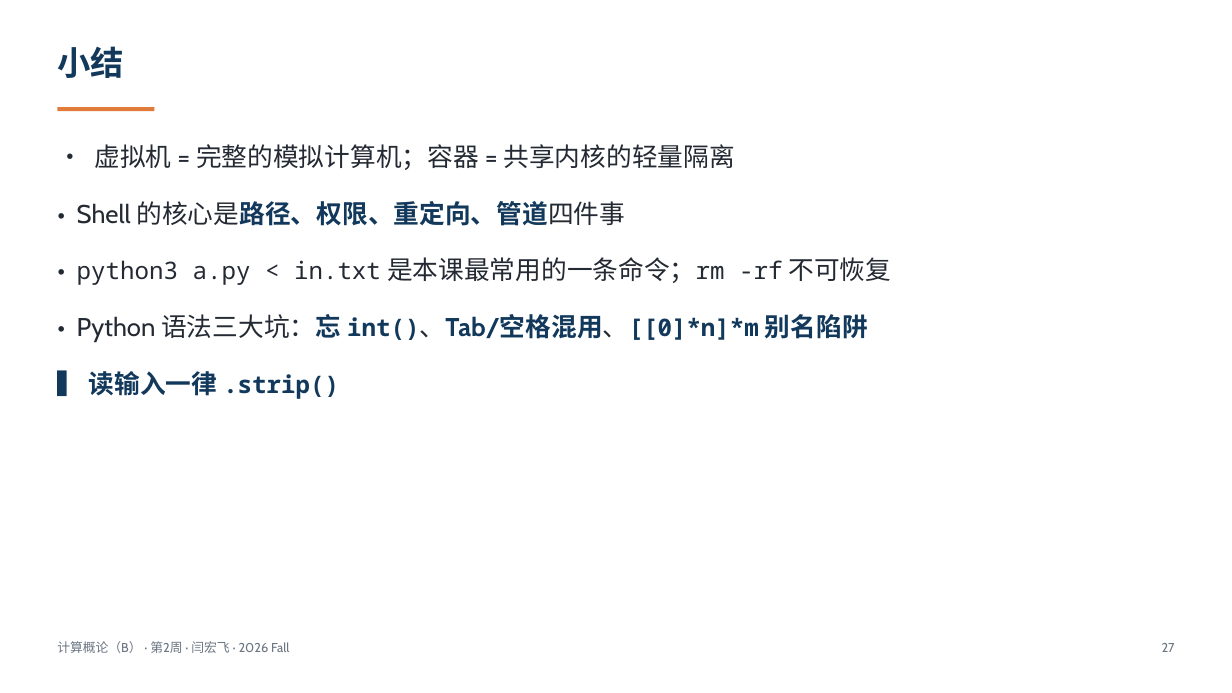
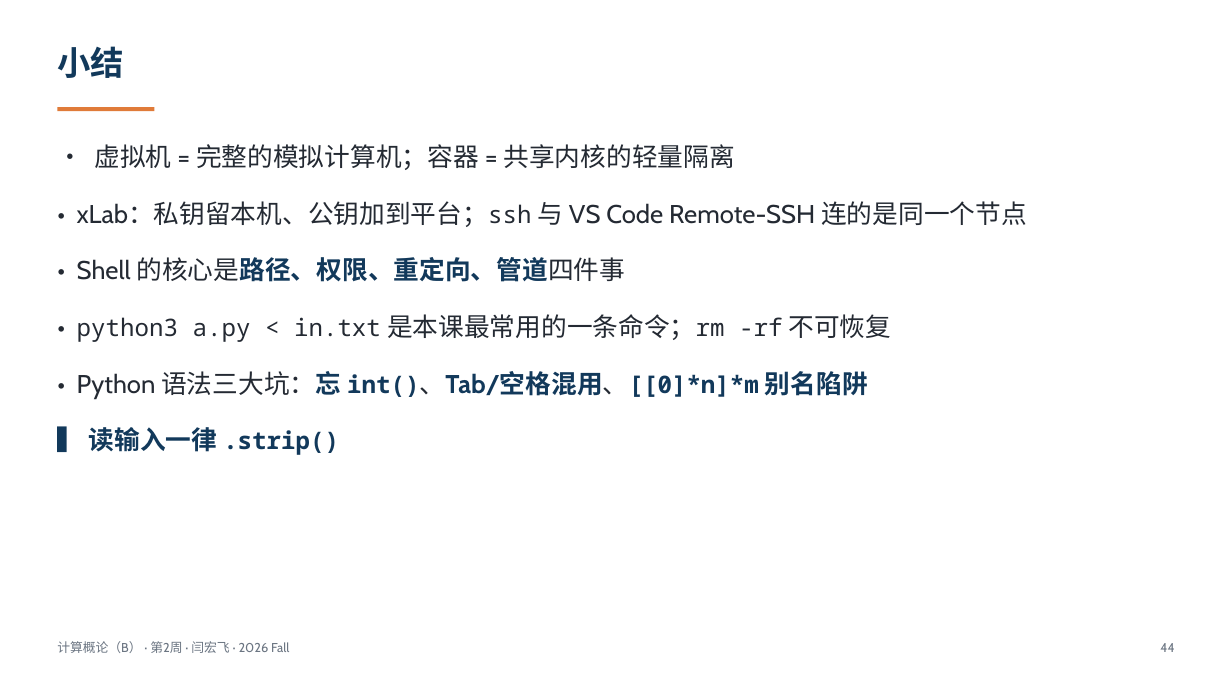
Before and after one commit to GMyhf/2026fall-cs101, a slide deck: slide 44 of courseware/202609_ADS_W02_VM_Shell_DevEnv.pptx (slide 27 before the commit). Drawn at 1232x693 pixels with LibreOffice and Linux fonts; fonts in the diff are those of the drawing. Boxes give left, top, right and bottom in pixels: in the first picture for what was removed or moved away, otherwise in the second. Text is boxed around its words. In the diff, an @@ line names an element or a change of style, - is before the commit and + after.

```diff
--- a/courseware/202609_ADS_W02_VM_Shell_DevEnv.pptx
+++ b/courseware/202609_ADS_W02_VM_Shell_DevEnv.pptx
@@ text at box(77, 201, 1027, 227): paragraph added @@
+• xLab：私钥留本机、公钥加到平台；ssh 与 VS Code Remote-SSH 连的是同一个节点
@@ text at box(1160, 643, 1174, 652): text changed @@
-27
+44
```
Also in this commit, not shown: 21 other slides changed, 17 slides added, 13 other files.
